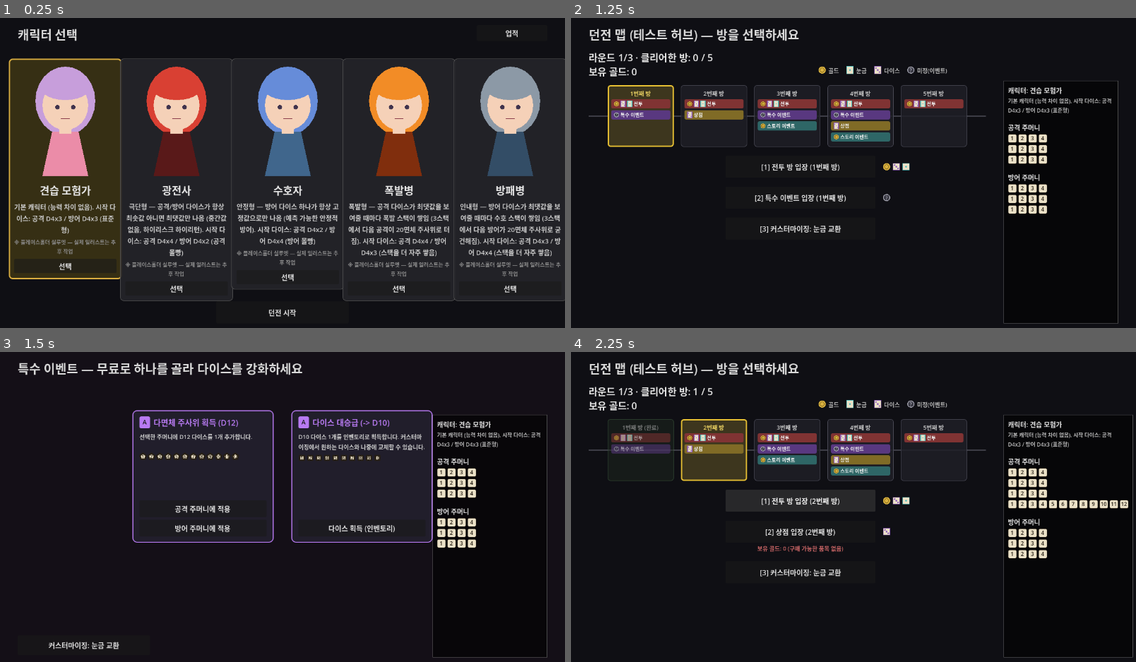
Above: before the commit, frames 1-4 (two rows, left to right).
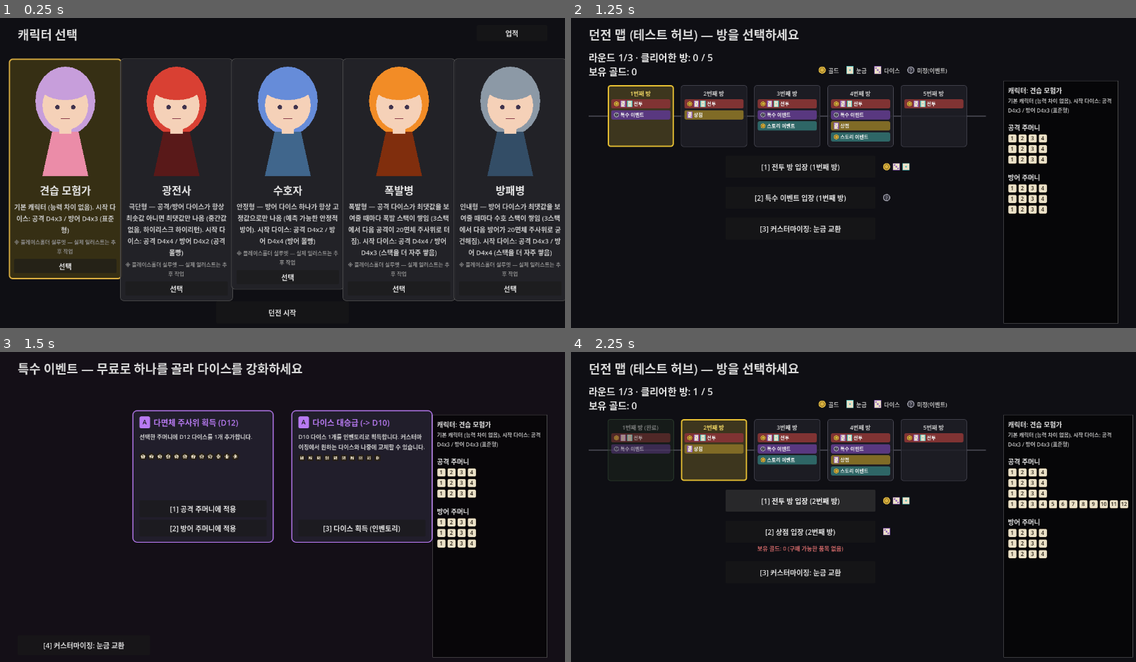
Above: after the commit, the same moments.

Repository: YGseok/ProjectD
Game: Godot game, scene res://code/scenes/character_select.tscn
The game is run twice, just before and just after one commit, with the same random seed, the same clock (stepped at 60 frames per second) and the same inputs.
Inputs (mouse positions are in pixels of both pictures, inside the frame that each line leads up to):
- Up to frame 1 (0.25 s): no input
- Up to frame 2 (1.25 s): click "던전 시작" at 0.5 s
- Up to frame 3 (1.5 s): click "[2] 특수 이벤트 입장 (1번째 방)" at 1.25 s
- Up to frame 4 (2.25 s): click (774, 510) at 2 s, where only the run before the commit has a clickable "공격 주머니에 적용"

Frames 1-2 are identical in both runs. In frame 3, 0.8% of the frame differs, in the area x 7-71%, y 49-96%; in frame 4, nothing differs.

Commit message:
feat: 특수 이벤트 화면에 숫자 키 단축키 추가
던전 맵/스토리 이벤트에 이미 적용된 KeyboardShortcuts 패턴을 event.gd(특수
이벤트)에도 적용. 카드마다 버튼 개수가 다른 화면이라 커스터마이징 버튼
인덱스를 동적으로 계산하는 QA 훅을 새로 만들어 실제 키 입력 경로까지 검증.

docs: STATUS.md/INBOX.md 갱신, 완료 기록 10개 유지 위해 오래된 항목(93)을
STATUS_ARCHIVE.md로 이관.

Diff:
--- a/code/scenes/event.gd
+++ b/code/scenes/event.gd
@@ -17,6 +17,12 @@
 var _row_ui: Array[Node] = []
 var _picked := false
 
+## 던전 맵/스토리 이벤트와 같은 패턴(KeyboardShortcuts) — 카드 버튼들 + 커스터마이징
+## 버튼을 화면에 나타나는 순서대로 담아 숫자 1~9 키로 누를 수 있게 한다(INBOX.md
+## 2026-09-14). 아이템이 매번 다시 뽑히지 않는 한 카드 구성은 안 바뀌므로 dungeon_map처럼
+## 매 프레임 갱신할 필요는 없고, _rebuild_items()가 호출될 때만 다시 만든다.
+var _shortcut_buttons: Array[Button] = []
+
 
 func _ready() -> void:
 	_offered = EventItemPool.random_choices(2, RunState.player_attack_bag, RunState.player_defense_bag)
@@ -28,6 +34,7 @@
 	for node in _row_ui:
 		node.queue_free()
 	_row_ui.clear()
+	_shortcut_buttons.clear()
 
 	var card_width := 320.0
 	var card_height := 300.0
@@ -49,6 +56,7 @@
 			pip_btn.custom_minimum_size = Vector2(0, 38)
 			pip_btn.pressed.connect(_on_pick_pips.bind(item))
 			button_row.add_child(pip_btn)
+			_shortcut_buttons.append(pip_btn)
 			continue
 
 		if item.get("kind", "") == "upgrade_die":
@@ -57,6 +65,7 @@
 			upgrade_btn.custom_minimum_size = Vector2(0, 38)
 			upgrade_btn.pressed.connect(_on_pick_upgrade.bind(item))
 			button_row.add_child(upgrade_btn)
+			_shortcut_buttons.append(upgrade_btn)
 			continue
 
 		var atk_preview := ItemCardStyle.build_effect_preview(item, RunState.player_attack_bag)
@@ -69,6 +78,7 @@
 		atk_btn.custom_minimum_size = Vector2(0, 38)
 		atk_btn.pressed.connect(_on_pick_pressed.bind(item, "attack"))
 		button_row.add_child(atk_btn)
+		_shortcut_buttons.append(atk_btn)
 
 		var def_preview := ItemCardStyle.build_effect_preview(item, RunState.player_defense_bag)
 		if def_preview:
@@ -80,6 +90,23 @@
 		def_btn.custom_minimum_size = Vector2(0, 38)
 		def_btn.pressed.connect(_on_pick_pressed.bind(item, "defense"))
 		button_row.add_child(def_btn)
+		_shortcut_buttons.append(def_btn)
+
+	_shortcut_buttons.append(customize_button)
+	KeyboardShortcuts.apply_hints(_shortcut_buttons)
+
+
+## 숫자 키(1~9)로 지금 보이는 카드 버튼(+커스터마이징)을 순서대로 누른다. dungeon_map.gd와
+## 같은 이유로 커스터마이징 패널이 열려있을 때는 뒤에 가려진 버튼이 함께 눌리지 않도록
+## 무시한다.
+func _unhandled_input(event: InputEvent) -> void:
+	if customize_panel.visible:
+		return
+	var idx := KeyboardShortcuts.digit_index(event)
+	if idx < 0:
+		return
+	if KeyboardShortcuts.try_press(_shortcut_buttons, idx):
+		get_viewport().set_input_as_handled()
 
 
 func _on_pick_pressed(item: Dictionary, target: String) -> void:
@@ -157,6 +184,18 @@
 	_on_pick_pressed(_offered[0], "attack")
 
 
+## QA 전용 — 실제 숫자 키 입력이 _unhandled_input()을 거쳐 커스터마이징 버튼까지 눌리는
+## 전체 경로를 확인하기 위함(dungeon_map.gd/story_event.gd의 _debug_press_shortcut_*와
+## 같은 목적). 커스터마이징 버튼은 항상 _shortcut_buttons의 마지막 자리라 카드 구성(아이템
+## 종류에 따라 카드당 버튼이 1~2개로 달라짐)과 무관하게 인덱스를 동적으로 계산한다.
+func _debug_press_shortcut_customize() -> void:
+	var idx := _shortcut_buttons.size() - 1
+	var key := InputEventKey.new()
+	key.pressed = true
+	key.keycode = KEY_1 + idx
+	_unhandled_input(key)
+
+
 ## qa/visual_qa.gd의 GAME_QA_CALL로 호출하기 위한 QA 전용 훅 (dungeon_map.gd의
 ## _debug_open_customize와 같은 목적).
 func _debug_open_customize() -> void:
Not shown, changed: docs/STATUS.md
Not shown, changed: docs/STATUS_ARCHIVE.md
Not shown, changed: docs/feedback/INBOX.md
